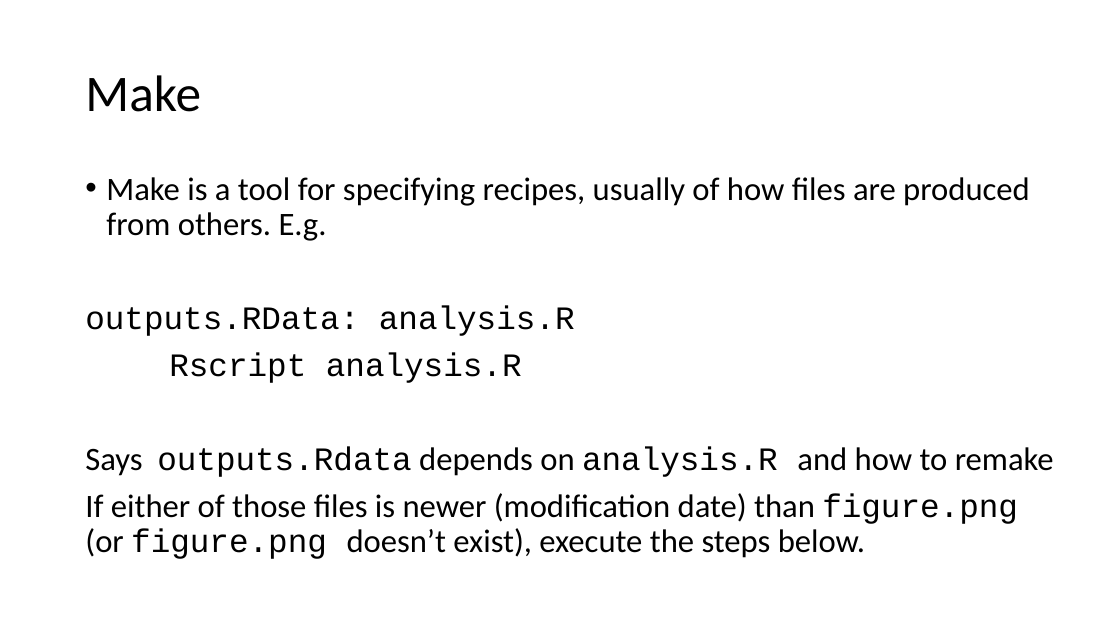
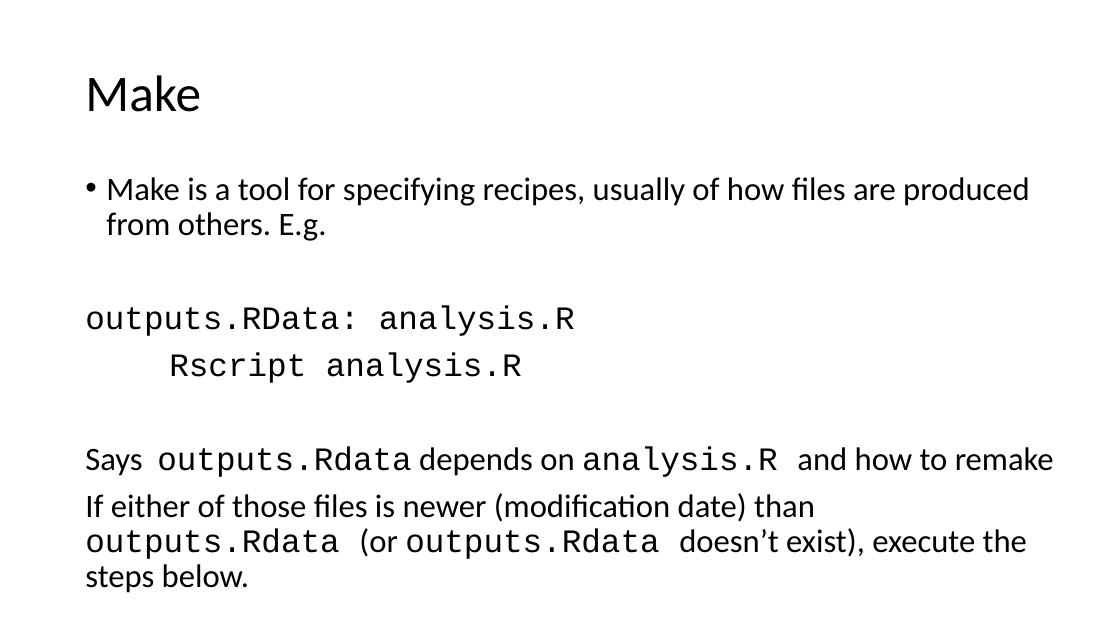
Before and after one commit to msr-ds3/coursework, a slide deck: slide 23 of week3/Day3 - good_science.pptx. Drawn at 1120x630 pixels with LibreOffice and Linux fonts; fonts in the diff are those of the drawing. Boxes give left, top, right and bottom in pixels: in the first picture for what was removed or moved away, otherwise in the second. Text is boxed around its words. In the diff, an @@ line names an element or a change of style, - is before the commit and + after.

```diff
--- a/week3/Day3 - good_science.pptx
+++ b/week3/Day3 - good_science.pptx
@@ text at bbox=[85, 493, 1027, 593]: text changed @@
-If either of those files is newer (modification date) than figure.png (or figure.png doesn’t exist), execute the steps below.
+If either of those files is newer (modification date) than outputs.Rdata (or outputs.Rdata doesn’t exist), execute the steps below.
```
Also in this commit, not shown: 2 other files.
